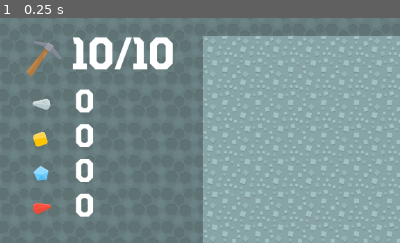
Above: before the commit, frame 1.
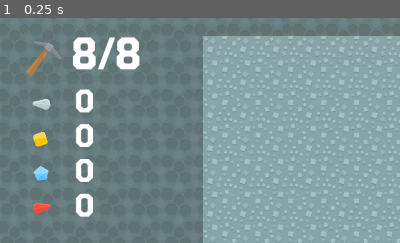
Above: after the commit, the same moment.

Repository: gwhyang/ld-58-collector
Game: Godot game, scene res://main.tscn
Two runs of this game, one before a commit and one after it. Both use one fixed random seed, a clock stepped at 60 frames per second and the inputs below.
Inputs:
- Up to frame 1 (0.25 s): no input
The pictures show only the part of the screen within x 0-50%, y 0-50%; the shares and areas given below are measured in that part.

The runs differ from the first frame. In frame 1, 2.2% of the frame differs, in the area x 18-44%, y 8-24%.

Commit message:
adjust parameters

Diff:
--- a/Global/game.gd
+++ b/Global/game.gd
@@ -53,7 +53,7 @@
 
 var layer_heal:int = 2
 var axe_level:int = 0
-var max_ap:int = 10
+var max_ap:int = 8
 
 var pixaxe_level:int = 0
 var heal_level:int = 0
--- a/mine_game.gd
+++ b/mine_game.gd
@@ -42,25 +42,25 @@
 		current_level = v
 		level_label.text = str(v)
 var level_weights:Array = [
-	{Game.none:30,
+	{Game.none:27,
 	Game.white:10,
 	Game.gold:1,
 	Game.blue:0,
-	Game.red:4},{
-	Game.none:30,
-	Game.white:8,
+	Game.red:10},{
+	Game.none:20,
+	Game.white:12,
 	Game.gold:4,
 	Game.blue:0,
-	Game.red:3},{
-	Game.none:27,
-	Game.white:4,
-	Game.gold:6,
+	Game.red:5},{
+	Game.none:20,
+	Game.white:10,
+	Game.gold:14,
 	Game.blue:1,
 	Game.red:4},{
-	Game.none:27,
+	Game.none:16,
 	Game.white:2,
-	Game.gold:4,
-	Game.blue:3,
+	Game.gold:16,
+	Game.blue:4,
 	Game.red:4}
 ]
 var to_label_cell:Vector2i = -Vector2i.ONE
@@ -191,7 +191,7 @@
 	action_points -= Game.mine_cost[type]
 
 	if type == Game.red:
-		SoundManager.play("heal")
+		SoundManager.sfx_play("heal")
 	if action_points < 0:
 		game_fail()
 		return
